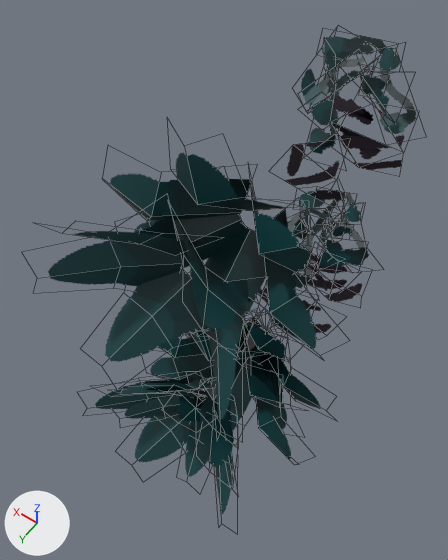
A saved change to the Blender file GameLabGame/Assets/Models/SmallPlants.blend.
One viewpoint serves both versions: a 50 mm lens placed at (-5.6, 9.06, 17.31), pointed at (1.08, -0.28, 2.62). Arrows for +X, +Y and +Z are at lower left; the lights stay in place. Mesh edges are drawn as thin lines.

Names of what the first picture shows: 'Fern_1', 'Fern_1_LOD', 'Fern_2', 'Fern_2_LOD', 'Plant_1', 'Plant_1_LOD', 'Plant_2', 'Plant_2_LOD', 'Twigs_1_LOD', 'Twigs_2', 'Twigs_2_LOD'.
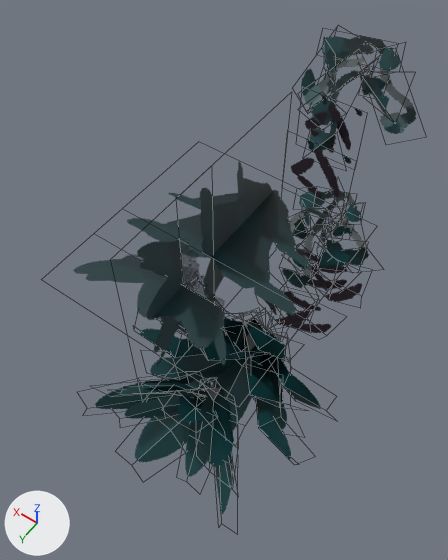
What differs and where, as boxes [x1, y1, x2, y2] in the pictures (448 x 560 px):
'Fern_1_LOD', reshaped: before [110, 152, 317, 349]; after [127, 161, 312, 315]
'Fern_2_LOD', reshaped: before [48, 216, 252, 419]; after [73, 238, 226, 366]
'Twigs_2_LOD', reshaped (22% narrower, 21% shorter): before [330, 94, 405, 170]; after [305, 93, 363, 153]
'Twigs_1_LOD', reshaped: before [284, 141, 342, 201]; after [291, 138, 351, 199]

What the commit changed:
Picture 'farplane2.PNG' (img_farplane2_png) is new.
Picture 'farplanemodel.PNG' (img_farplanemodel_png) is new.
Material 'farplanemodel.001' (mat_farplanemodel_001) is new.
Its texture is img_farplane2_png (with its transparency).
Material 'farplanemodel' (mat_farplanemodel) is new.
Its texture is img_farplanemodel_png (with its transparency).
me_plane_004 is used by ob_fern_1_lod; location (0.0, 0.0, 6.4).
me_plane_004 had 54 vertices, 24 faces and spanned x -3.6..3.43, y -0.2..1.93, z -3.53..3.49.
me_plane_004 no longer uses material mat_material_001 (picture img_plants_png).
me_plane_004 now has 8 vertices, 2 faces and spans x -2.67..2.67, y -1.33..2.78, z -2.67..2.67.
me_plane_004 part 1: the whole mesh is rebuilt.
me_plane_004 now uses material mat_farplanemodel (picture img_farplanemodel_png).
me_plane_007 is used by ob_fern_2_lod; location (0.0, 2.58, 6.4).
me_plane_007 had 45 vertices, 20 faces and spanned x -2.88..3.06, y -0.59..2.01, z -2.98..3.02.
me_plane_007 no longer uses material mat_material_001 (picture img_plants_png).
me_plane_007 now has 8 vertices, 2 faces and spans x -2.67..2.67, y -0.93..2.02, z -2.67..2.67.
me_plane_007 part 2: the whole mesh is rebuilt.
me_plane_007 now uses material mat_farplanemodel_001 (picture img_farplane2_png).
me_plane_008 is used by ob_twigs_1_lod; location (0.0, -2.36, 6.4).
Verts and faces of me_plane_008; kept vertices keep their numbers, new ones are numbered from 7.
Before the commit, vertices of me_plane_008: 0 (-1.11, -0.15, 1.11), 1 (-1.11, 0.19, 0.0), 2 (1.11, -0.15, -1.11), 3 (-2.15, -0.26, 0.65), 4 (-1.37, -0.26, -1.43).
Before the commit, vertices of me_plane_008: 5 (0.31, 0.08, 0.39) at pixel (293, 144), 6 (-0.34, 0.08, -1.04) at pixel (308, 194).
me_plane_008 had 7 vertices, 3 faces, 1 loose edge and spanned x -2.15..1.11, y -0.26..0.19, z -1.43..1.11.
me_plane_008 now has 4 vertices, 1 face and spans x -1.42..0.58, y -0.04, z -1.35..0.65.
Part 3, on me_plane_008:
Vertices deleted: 0 to 6 (with the faces that use them).
New vertex 7 is at (0.58, -0.04, 0.65).
New vertex 8 is at (-1.42, -0.04, 0.65).
New vertex 9 is at (0.58, -0.04, -1.35).
New vertex 10 is at (-1.42, -0.04, -1.35).
New faces: (7, 8, 10, 9).
me_plane_009 is used by ob_twigs_2_lod; location (0.49, -4.32, 6.4).
me_plane_009 had 8 vertices, 8 faces and spanned x -2.51..-0.08, y -0.26..0.19, z -1.11..1.43.
me_plane_009 now has 4 vertices, 1 face and spans x -1.24..0.76, y 0.08, z -1.35..0.65.
me_plane_009 part 4: the whole mesh is rebuilt.
